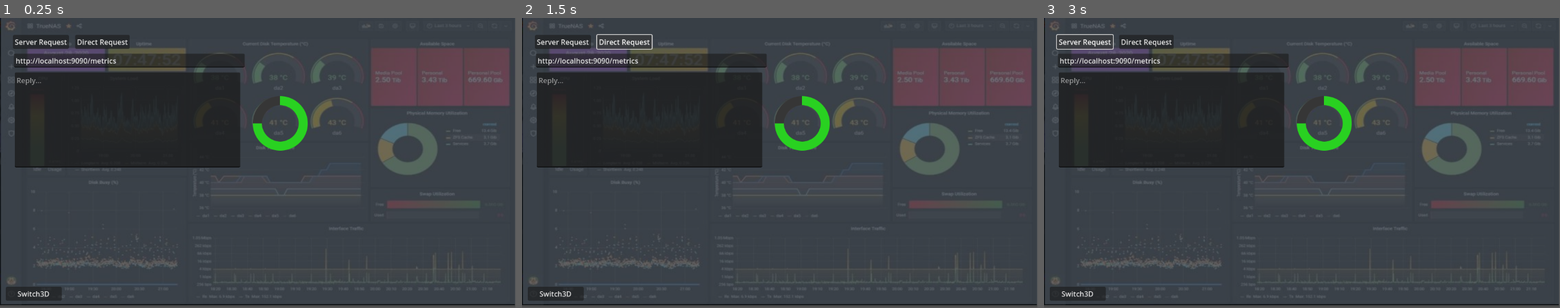
Above: before the commit, frames 1-3 (left to right).
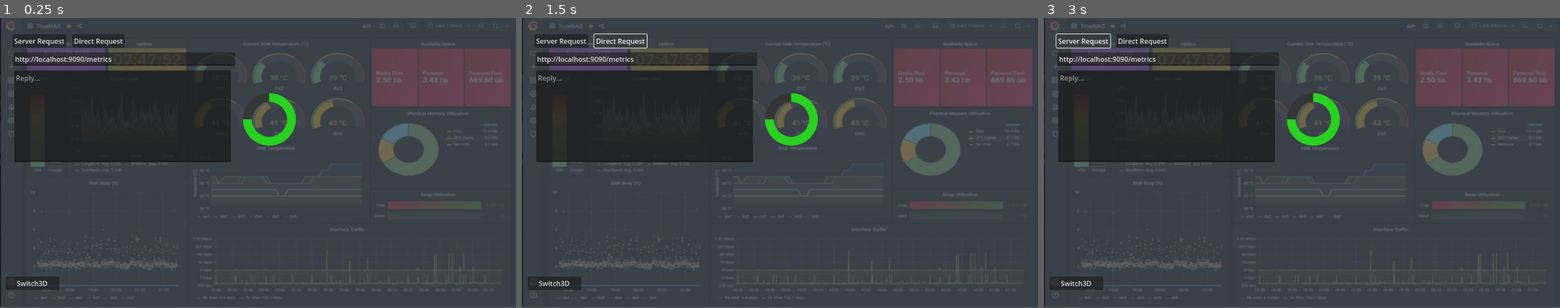
Above: after the commit, the same moments.

Repository: jeanmarc/webaccess
Game: Godot game, scene res://scenes/webapp.tscn
Same seed, same stepped clock (60 frames per second), same inputs: the game is played once before the commit and once after it.
Inputs:
- Up to frame 1 (0.25 s): no input
- Up to frame 2 (1.5 s): click "Direct Request" at 0.5 s; click "Direct Request" at 1.25 s
- Up to frame 3 (3 s): click "Direct Request" at 2 s; click "Server Request" at 2.75 s
In our replay, the window is 799x449 before the commit and 800x450 after it. These sizes can differ from the game's own. Grey fills any space a smaller window leaves; there, only what the larger window draws over its background counts as a difference.

The runs differ from the first frame. In frame 1, 5.2% of the frame differs, in the area x 0-100%, y 5-100%; in frame 2, 5.3%; in frame 3, 5.3%.

Commit message:
Make graphics fit the panels

Diff:
--- a/webapp/project.godot
+++ b/webapp/project.godot
@@ -15,6 +15,11 @@
 config/features=PackedStringArray("4.2", "GL Compatibility")
 config/icon="res://icon.svg"
 
+[display]
+
+window/size/viewport_width=1200
+window/size/viewport_height=675
+
 [rendering]
 
 renderer/rendering_method="gl_compatibility"
--- a/webapp/scenes/gui_panel.tscn
+++ b/webapp/scenes/gui_panel.tscn
@@ -15,13 +15,15 @@
 albedo_texture = SubResource("ViewportTexture_ivbr3")
 
 [sub_resource type="BoxShape3D" id="BoxShape3D_yuuxt"]
-size = Vector3(1.59372, 0.910187, 0.0820312)
+size = Vector3(1.59372, 0.910187, 0.0545654)
 
 [node name="GuiPanel" type="Node3D"]
 script = ExtResource("1_4yuxe")
 
 [node name="SubViewport" type="SubViewport" parent="."]
-size = Vector2i(1024, 1024)
+size = Vector2i(1200, 675)
+size_2d_override = Vector2i(1200, 675)
+size_2d_override_stretch = true
 
 [node name="Quad" type="MeshInstance3D" parent="."]
 mesh = SubResource("QuadMesh_0ik2g")
@@ -30,5 +32,5 @@
 [node name="Area3D" type="Area3D" parent="Quad"]
 
 [node name="CollisionShape3D" type="CollisionShape3D" parent="Quad/Area3D"]
-transform = Transform3D(1, 0, 0, 0, 1, 0, 0, 0, 1, 0.0155792, 0.00108337, 0.0302734)
+transform = Transform3D(1, 0, 0, 0, 1, 0, 0, 0, 1, 0.0155792, 0.00108337, 0.0165405)
 shape = SubResource("BoxShape3D_yuuxt")
--- a/webapp/scenes/metrics_gui.tscn
+++ b/webapp/scenes/metrics_gui.tscn
@@ -10,6 +10,7 @@
 script = ExtResource("1_rp8y5")
 
 [node name="SendRequest" type="Button" parent="."]
+layout_mode = 0
 offset_left = 29.0
 offset_top = 38.0
 offset_right = 100.0
@@ -17,6 +18,7 @@
 text = "Server Request"
 
 [node name="SendRequestDirect" type="Button" parent="."]
+layout_mode = 0
 offset_left = 168.0
 offset_top = 38.0
 offset_right = 290.0
@@ -24,6 +26,7 @@
 text = "Direct Request"
 
 [node name="RequestURL" type="LineEdit" parent="."]
+layout_mode = 0
 offset_left = 31.0
 offset_top = 80.0
 offset_right = 547.0
@@ -31,6 +34,7 @@
 text = "http://localhost:9090/metrics"
 
 [node name="Reply" type="TextEdit" parent="."]
+layout_mode = 0
 offset_left = 33.0
 offset_top = 122.0
 offset_right = 537.0
@@ -56,8 +60,8 @@
 [node name="TextureRect" type="TextureRect" parent="."]
 z_index = -100
 layout_mode = 0
-offset_right = 1151.0
-offset_bottom = 643.0
+offset_right = 1200.0
+offset_bottom = 671.0
 mouse_filter = 2
 texture = ExtResource("3_i8x1r")
 expand_mode = 3
@@ -67,8 +71,8 @@
 layout_mode = 0
 offset_left = 2.0
 offset_top = -2.0
-offset_right = 1152.0
-offset_bottom = 641.0
+offset_right = 1204.0
+offset_bottom = 675.0
 mouse_filter = 2
 color = Color(0.278431, 0.309804, 0.345098, 0.752941)
 
--- a/webapp/scenes/metrics_world.tscn
+++ b/webapp/scenes/metrics_world.tscn
@@ -21,7 +21,7 @@
 transform = Transform3D(0.819227, -0.0365237, 0.572305, -0.0450729, 0.990782, 0.12775, -0.571696, -0.130452, 0.810029, -1.67497, 0.473229, 0.0129118)
 
 [node name="Camera3D" type="Camera3D" parent="."]
-transform = Transform3D(0.999299, -0.0211056, 0.0309228, 0.0160573, 0.987744, 0.155252, -0.0338205, -0.154647, 0.987391, 0.105054, 0.105936, 1.83217)
+transform = Transform3D(0.999299, -0.0211055, 0.0309228, 0.0160573, 0.987744, 0.155252, -0.0338205, -0.154647, 0.987391, 0.105054, 0.105936, 2.05636)
 
 [node name="MeshInstance3D" type="MeshInstance3D" parent="."]
 transform = Transform3D(1, 0, 0, 0, 1, 0, 0, 0, 1, -0.1149, -1.05922, -0.177599)
